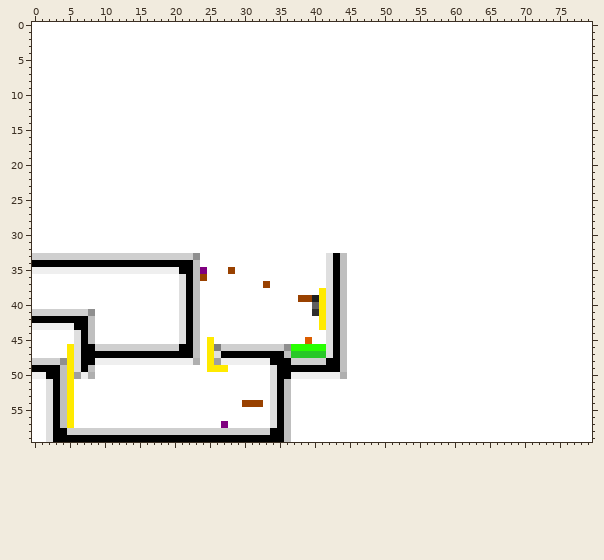
Two versions of one sprite sheet, source/level_data/layouts/level8/layer2.png. The picture above was drawn from the file before the commit.
The file is 80x60 pixels.
And afterwards:
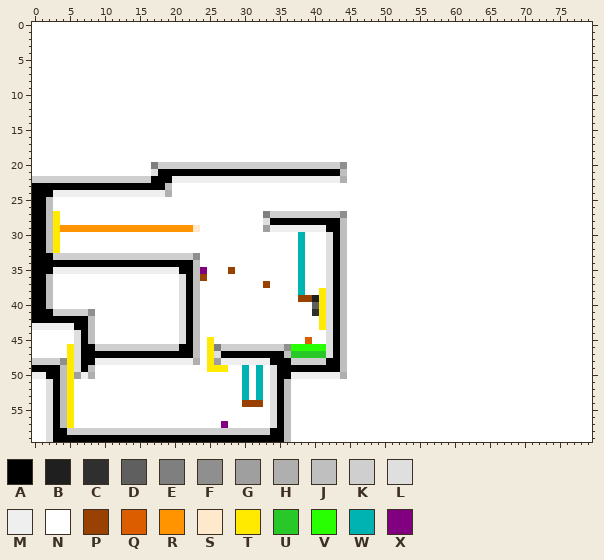
Palette (. is transparent): A #000000  B #1f1f1f  C #2f2f2f  D #5f5f5f  E #7f7f7f  F #8f8f8f  G #9f9f9f  H #afafaf  J #bfbfbf  K #cfcfcf  L #dfdfdf  M #efefef  N #ffffff  P #994100  Q #db5d00  R #ff9400  S #ffe9cc  T #ffea00  U #28c828  V #28ff00  W #00b3b3  X #800080
Changes in this commit:
@@ x 0..46 @@
 19 NNNNNNNNNNNNNNNNNNNNNNNNNNNNNNNNNNNNNNNNNNNNNNN
-20 NNNNNNNNNNNNNNNNNNNNNNNNNNNNNNNNNNNNNNNNNNNNNNN
-21 NNNNNNNNNNNNNNNNNNNNNNNNNNNNNNNNNNNNNNNNNNNNNNN
-22 NNNNNNNNNNNNNNNNNNNNNNNNNNNNNNNNNNNNNNNNNNNNNNN
-23 NNNNNNNNNNNNNNNNNNNNNNNNNNNNNNNNNNNNNNNNNNNNNNN
-24 NNNNNNNNNNNNNNNNNNNNNNNNNNNNNNNNNNNNNNNNNNNNNNN
-25 NNNNNNNNNNNNNNNNNNNNNNNNNNNNNNNNNNNNNNNNNNNNNNN
-26 NNNNNNNNNNNNNNNNNNNNNNNNNNNNNNNNNNNNNNNNNNNNNNN
-27 NNNNNNNNNNNNNNNNNNNNNNNNNNNNNNNNNNNNNNNNNNNNNNN
-28 NNNNNNNNNNNNNNNNNNNNNNNNNNNNNNNNNNNNNNNNNNNNNNN
-29 NNNNNNNNNNNNNNNNNNNNNNNNNNNNNNNNNNNNNNNNNNNNNNN
-30 NNNNNNNNNNNNNNNNNNNNNNNNNNNNNNNNNNNNNNNNNNNNNNN
-31 NNNNNNNNNNNNNNNNNNNNNNNNNNNNNNNNNNNNNNNNNNNNNNN
-32 NNNNNNNNNNNNNNNNNNNNNNNNNNNNNNNNNNNNNNNNNNNNNNN
-33 KKKKKKKKKKKKKKKKKKKKKKKFNNNNNNNNNNNNNNNNNNLAJNN
-34 AAAAAAAAAAAAAAAAAAAAAAAJNNNNNNNNNNNNNNNNNNLAJNN
-35 MMMMMMMMMMMMMMMMMMMMMAAJXNNNPNNNNNNNNNNNNNLAJNN
-36 NNNNNNNNNNNNNNNNNNNNNLAJPNNNNNNNNNNNNNNNNNLAJNN
-37 NNNNNNNNNNNNNNNNNNNNNLAJNNNNNNNNNPNNNNNNNNLAJNN
-38 NNNNNNNNNNNNNNNNNNNNNLAJNNNNNNNNNNNNNNNNNTLAJNN
-39 NNNNNNNNNNNNNNNNNNNNNLAJNNNNNNNNNNNNNNPPBTLAJNN
-40 NNNNNNNNNNNNNNNNNNNNNLAJNNNNNNNNNNNNNNNNDTLAJNN
-41 KKKKKKKKFNNNNNNNNNNNNLAJNNNNNNNNNNNNNNNNCTLAJNN
+20 NNNNNNNNNNNNNNNNNEKKKKKKKKKKKKKKKKKKKKKKKKKKFNN
+21 NNNNNNNNNNNNNNNNNLAAAAAAAAAAAAAAAAAAAAAAAAAAJNN
+22 KKKKKKKKKKKKKKKKKAAAMMMMMMMMMMMMMMMMMMMMMMMMHNN
+23 AAAAAAAAAAAAAAAAAAAJNNNNNNNNNNNNNNNNNNNNNNNNNNN
+24 AAAMMMMMMMMMMMMMMMMHNNNNNNNNNNNNNNNNNNNNNNNNNNN
+25 AAJNNNNNNNNNNNNNNNNNNNNNNNNNNNNNNNNNNNNNNNNNNNN
+26 AAJNNNNNNNNNNNNNNNNNNNNNNNNNNNNNNNNNNNNNNNNNNNN
+27 AAJTNNNNNNNNNNNNNNNNNNNNNNNNNNNNNEKKKKKKKKKKFNN
+28 AAJTNNNNNNNNNNNNNNNNNNNNNNNNNNNNNLAAAAAAAAAAJNN
+29 AAJTRRRRRRRRRRRRRRRRRRRSNNNNNNNNNGMMMMMMMMAAJNN
+30 AAJTNNNNNNNNNNNNNNNNNNNNNNNNNNNNNNNNNNWNNNLAJNN
+31 AAJTNNNNNNNNNNNNNNNNNNNNNNNNNNNNNNNNNNWNNNLAJNN
+32 AAJTNNNNNNNNNNNNNNNNNNNNNNNNNNNNNNNNNNWNNNLAJNN
+33 AAAKKKKKKKKKKKKKKKKKKKKFNNNNNNNNNNNNNNWNNNLAJNN
+34 AAAAAAAAAAAAAAAAAAAAAAAJNNNNNNNNNNNNNNWNNNLAJNN
+35 AAAMMMMMMMMMMMMMMMMMMAAJXNNNPNNNNNNNNNWNNNLAJNN
+36 AAJNNNNNNNNNNNNNNNNNNLAJPNNNNNNNNNNNNNWNNNLAJNN
+37 AAJNNNNNNNNNNNNNNNNNNLAJNNNNNNNNNPNNNNWNNNLAJNN
+38 AAJNNNNNNNNNNNNNNNNNNLAJNNNNNNNNNNNNNNWNNTLAJNN
+39 AAJNNNNNNNNNNNNNNNNNNLAJNNNNNNNNNNNNNNPPBTLAJNN
+40 AAJNNNNNNNNNNNNNNNNNNLAJNNNNNNNNNNNNNNNNDTLAJNN
+41 AAAKKKKKFNNNNNNNNNNNNLAJNNNNNNNNNNNNNNNNCTLAJNN
 42 AAAAAAAAJNNNNNNNNNNNNLAJNNNNNNNNNNNNNNNNNTLAJNN
@@ x 28..34 @@
 48 MMMMMMA
-49 NNNNNNL
-50 NNNNNNL
-51 NNNNNNL
-52 NNNNNNL
-53 NNNNNNL
+49 NNWNWNL
+50 NNWNWNL
+51 NNWNWNL
+52 NNWNWNL
+53 NNWNWNL
 54 NNPPPNL
